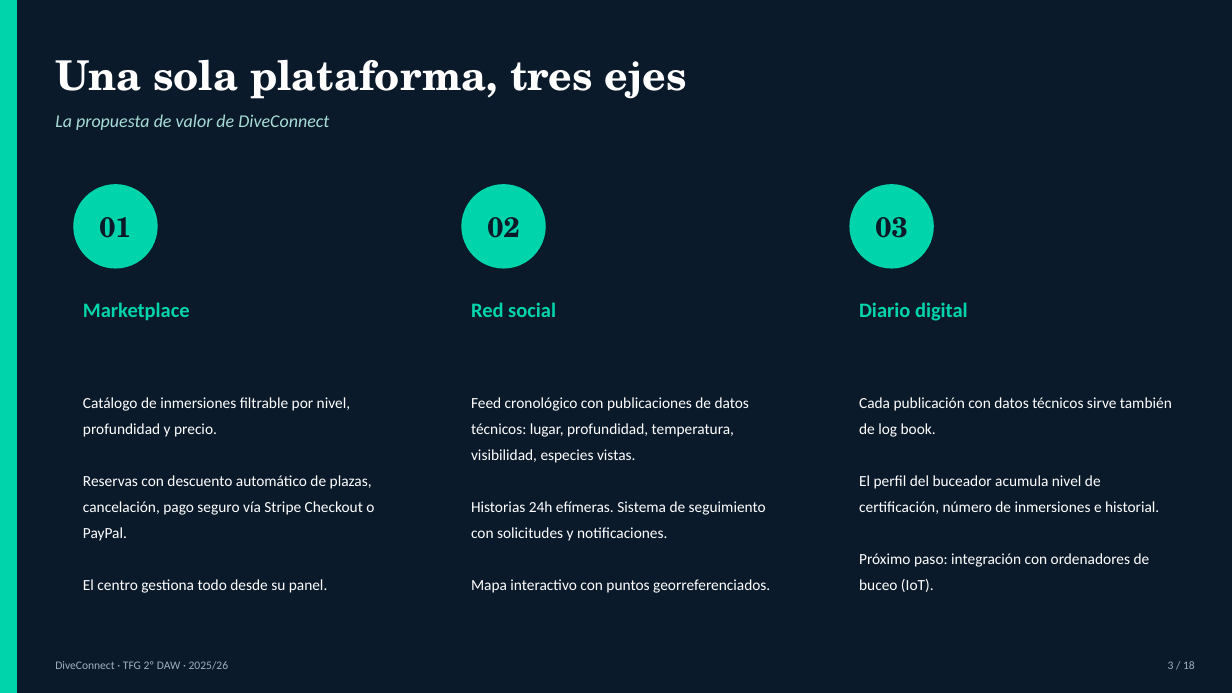
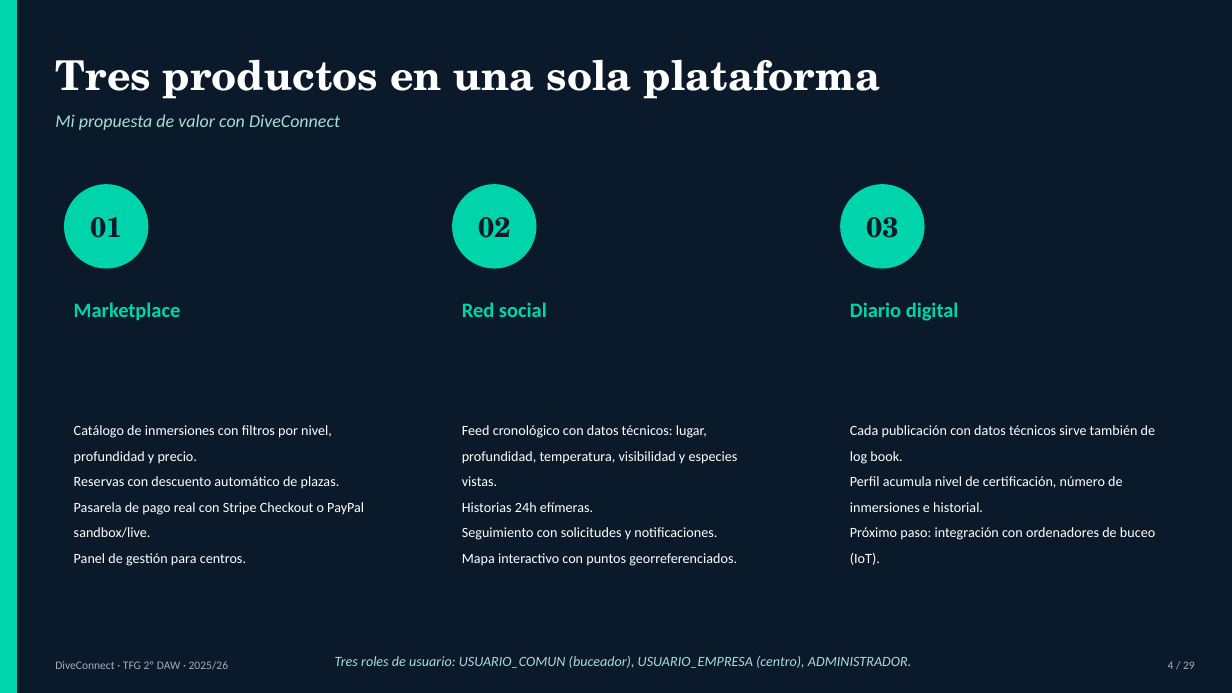
Before and after one commit to mmordoe685/diveconnect, a slide deck: slide 5 of docs/DiveConnect-Defensa.pptx (slide 4 before the commit). Drawn at 1232x693 pixels with LibreOffice and Linux fonts; fonts in the diff are those of the drawing. Boxes give left, top, right and bottom in pixels: in the first picture for what was removed or moved away, otherwise in the second. Text is boxed around its words. In the diff, an @@ line names an element or a change of style, - is before the commit and + after.

```diff
--- a/docs/DiveConnect-Defensa.pptx
+++ b/docs/DiveConnect-Defensa.pptx
@@ text at [55,59,881,99]: text changed @@
-Una sola plataforma, tres ejes
+Tres productos en una sola plataforma
@@ text at [55,114,340,130]: text changed @@
-La propuesta de valor de DiveConnect
+Mi propuesta de valor con DiveConnect
@@ 8 texts, 3 ellipses: place and size @@
-8 texts, 3 ellipses at [74,185,1172,593]
+8 texts, 3 ellipses at [65,185,1155,566]
@@ text at [74,425,364,566]: text changed; size 12 to 11 pt @@
-Catálogo de inmersiones filtrable por nivel, profundidad y precio.
-Reservas con descuento automático de plazas, cancelación, pago seguro vía Stripe Checkout o PayPal.
-El centro gestiona todo desde su panel.
+Catálogo de inmersiones con filtros por nivel, profundidad y precio.
+Reservas con descuento automático de plazas.
+Pasarela de pago real con Stripe Checkout o PayPal sandbox/live.
+Panel de gestión para centros.
@@ text at [462,425,738,540]: text changed; size 12 to 11 pt @@
-Feed cronológico con publicaciones de datos técnicos: lugar, profundidad, temperatura, visibilidad, especies vistas.
-Historias 24h efímeras. Sistema de seguimiento con solicitudes y notificaciones.
+Feed cronológico con datos técnicos: lugar, profundidad, temperatura, visibilidad y especies vistas.
+Historias 24h efímeras.
+Seguimiento con solicitudes y notificaciones.
@@ text at [850,425,1155,565]: size 12 to 11 pt in "Cada publicación con datos técnicos sirve también ...", "Próximo paso: integración con ordenadores de buceo ..."; line spacing 1.4 to 1.5 @@
@@ text at [850,476,1122,512]: text changed; size 12 to 11 pt @@
-El perfil del buceador acumula nivel de certificación, número de inmersiones e historial.
+Perfil acumula nivel de certificación, número de inmersiones e historial.
@@ text at [462,553,737,566]: size 12 to 11 pt in "Mapa interactivo con puntos georreferenciados."; line spacing 1.4 to 1.5 @@
@@ text added at [335,656,912,668], 11 pt, text #A7DDD7, italic @@
+Tres roles de usuario: USUARIO_COMUN (buceador), USUARIO_EMPRESA (centro), ADMINISTRADOR.
@@ text at [1168,661,1195,669]: text changed @@
-3 / 18
+4 / 29
```
Also in this commit, not shown: 10 other slides changed, 19 slides added, 7 slides removed, 2 other files.
